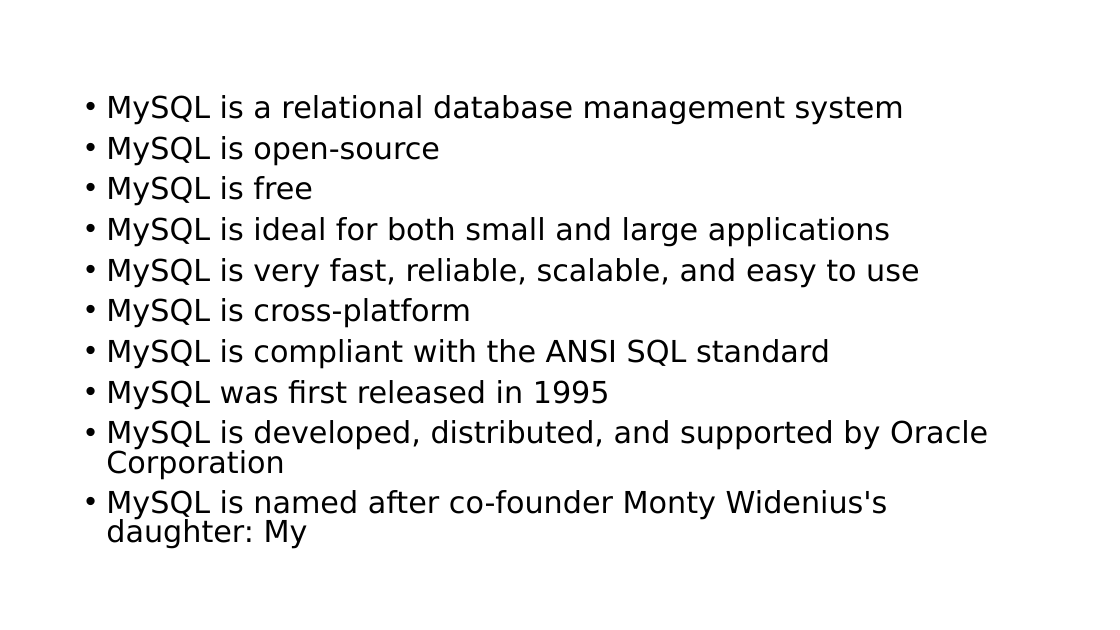
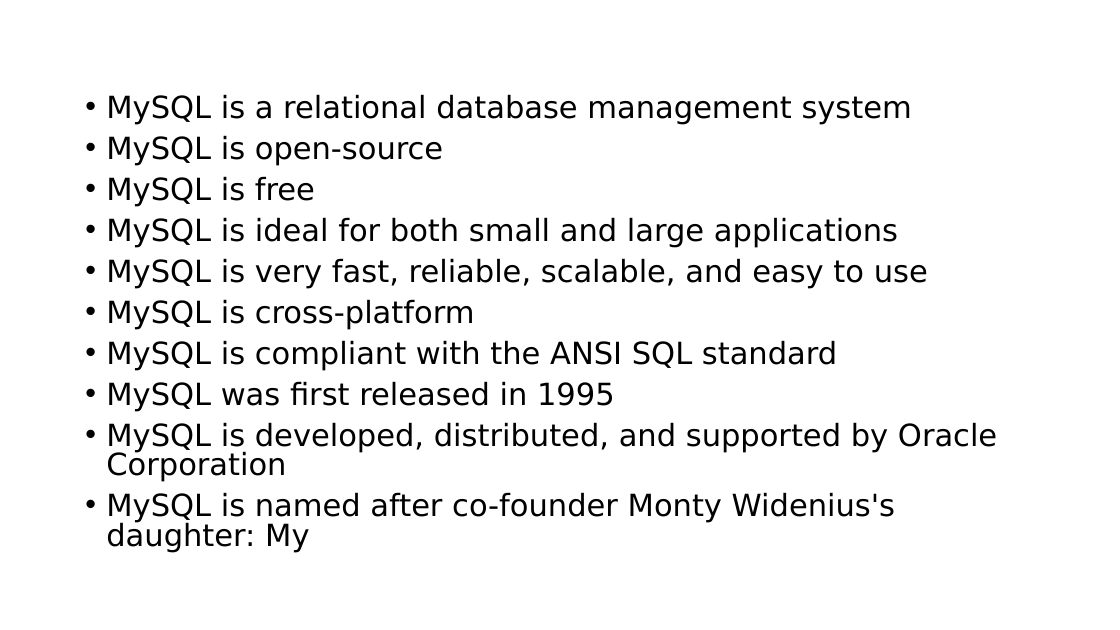
Before and after one commit to megath12/Lenguaje_teoria, a slide deck: slide 3 of MySQL.pptx (slide 2 before the commit). Drawn at 1120x630 pixels with LibreOffice and Linux fonts; fonts in the diff are those of the drawing. Boxes give left, top, right and bottom in pixels: in the first picture for what was removed or moved away, otherwise in the second. Text is boxed around its words. In the diff, an @@ line names an element or a change of style, - is before the commit and + after.

```diff
--- a/MySQL.pptx
+++ b/MySQL.pptx
@@ text "MySQL is a relational database ..." at box(106, 94, 997, 553): size 25.9 to 26.2 pt @@
```
Also in this commit, not shown: 6 other slides changed, 1 other file.
